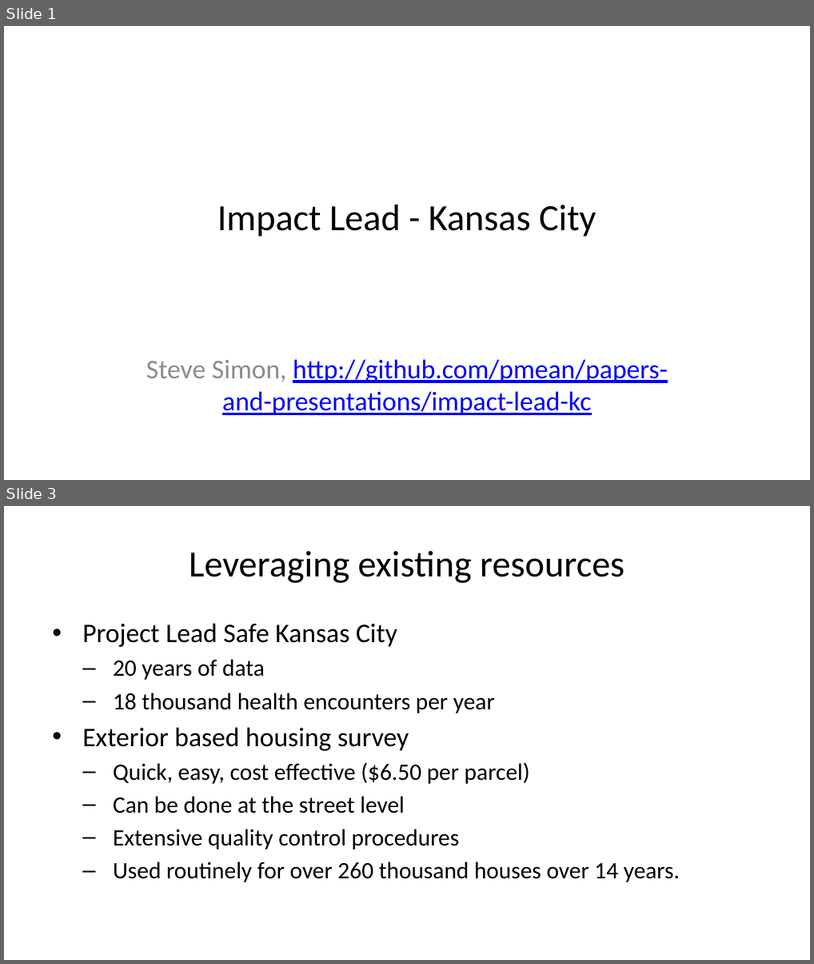
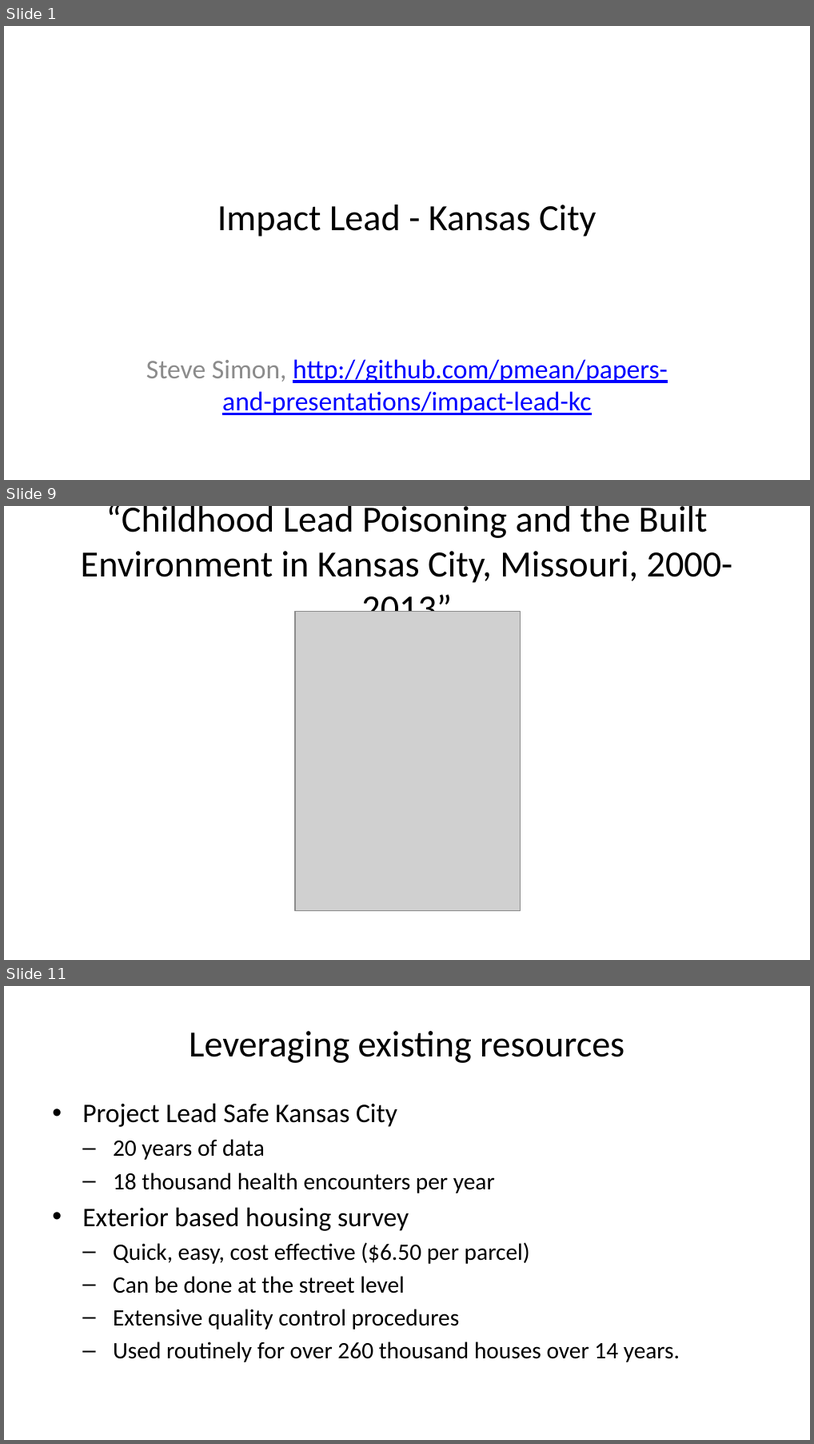
Before and after one commit to pmean/papers-and-presentations, a slide deck: kc-lead-impact/results/dbhi-presentation.pptx. Shown one above the other, each under a label of ours: slides 1 and 3 before the commit, slides 1, 9 and 11 after it; the slides between them are not shown. The pictures are 814x964 and 814x1444 pixels, drawn with LibreOffice and Linux fonts; fonts in the diff are those of the drawing; grey boxes stand for pictures. Boxes give left, top, right and bottom in pixels: in the first picture for what was removed or moved away, otherwise in the second. Text is boxed around its words. In the diff, an @@ line names an element or a change of style, - is before the commit and + after.

Commit message:
Added hud image to dbhi-presentation

```diff
--- a/kc-lead-impact/results/dbhi-presentation.pptx
+++ b/kc-lead-impact/results/dbhi-presentation.pptx
@@ slide 9 added at bbox=[4, 506, 810, 960], background #FFFFFF @@
@@ title added at bbox=[81, 506, 734, 612], 33 pt, text #000000 @@
+“Childhood Lead Poisoning and the Built Environment in Kansas City, Missouri, 2000-2013”
@@ picture added at bbox=[295, 612, 520, 911] @@
@@ what was slide 3 is now slide 11 @@
```
Also in this commit, not shown: 8 other slides added, 1 slide removed, 2 other files.
